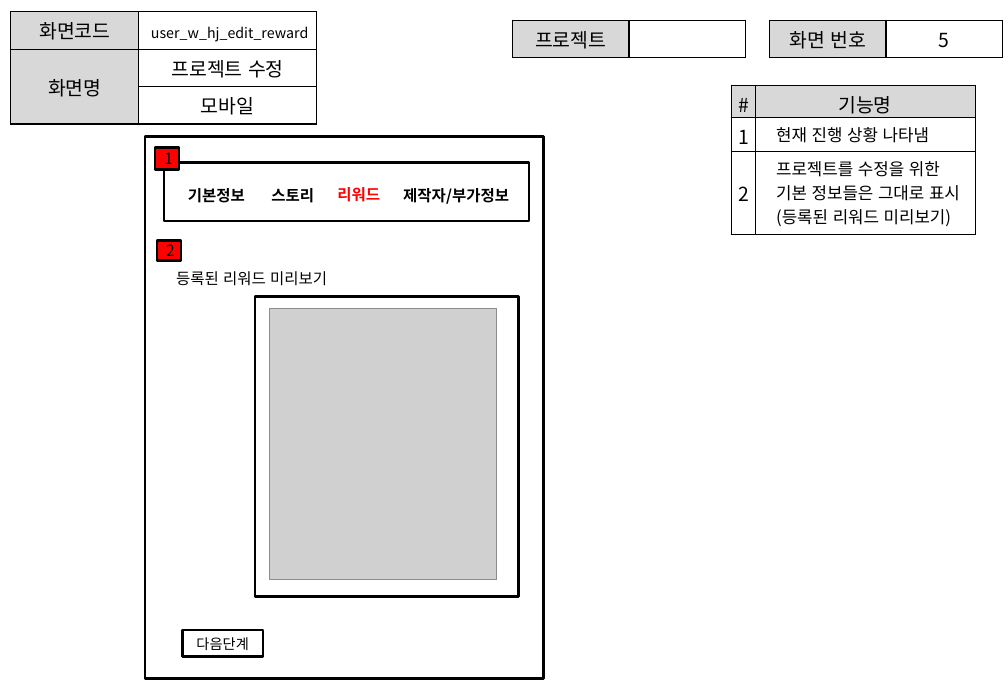
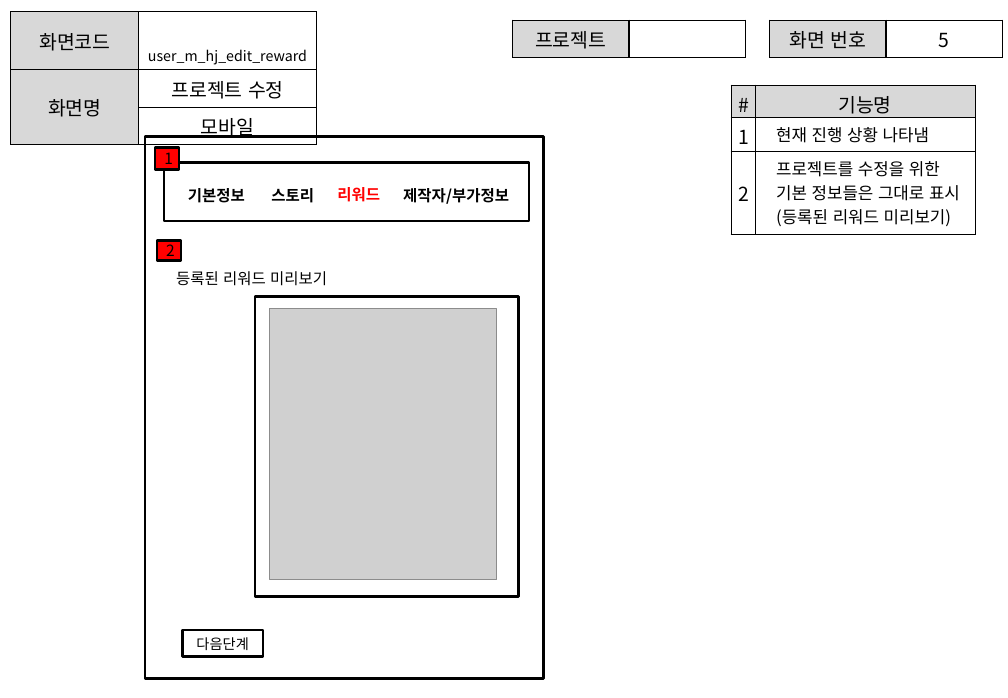
Before and after one commit to ezenteam2/EzenCrowdFunding, a slide deck: slide 11 of gr2_lhj/user_w_hj_edit_reward.pptx. Drawn at 1008x698 pixels with LibreOffice and Linux fonts; fonts in the diff are those of the drawing; grey boxes stand for pictures. Boxes give left, top, right and bottom in pixels: in the first picture for what was removed or moved away, otherwise in the second. Text is boxed around its words. In the diff, an @@ line names an element or a change of style, - is before the commit and + after.

```diff
--- a/gr2_lhj/user_w_hj_edit_reward.pptx
+++ b/gr2_lhj/user_w_hj_edit_reward.pptx
@@ table at (11, 12, 317, 142) @@
-row 1, column 2: user_w_hj_edit_reward
+row 1, column 2: user_m_hj_edit_reward
```
Also in this commit, not shown: 5 other slides changed, 4 other files.
